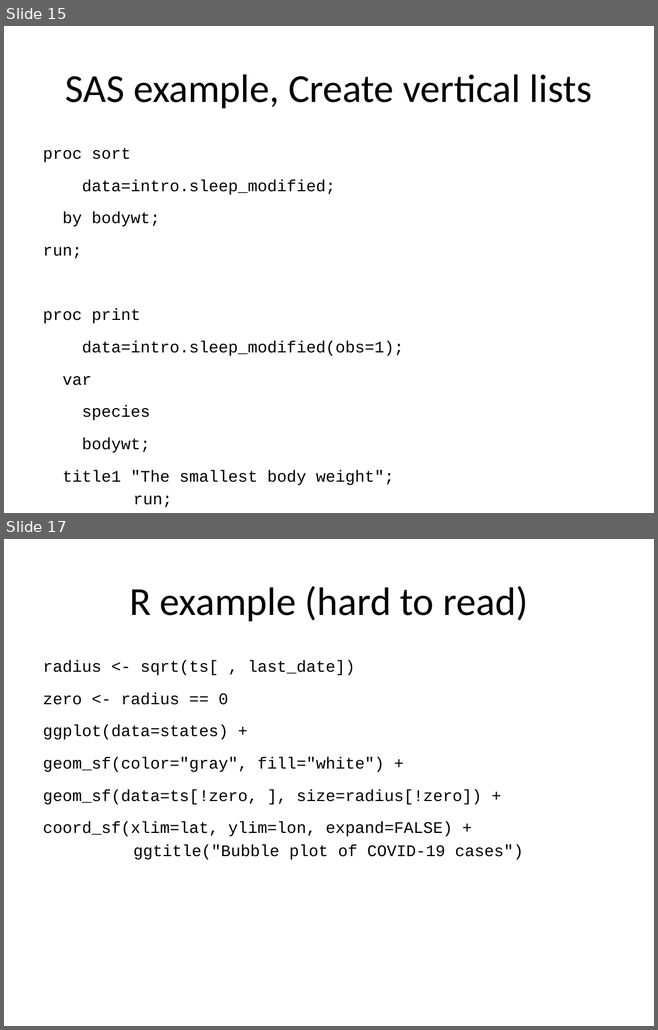
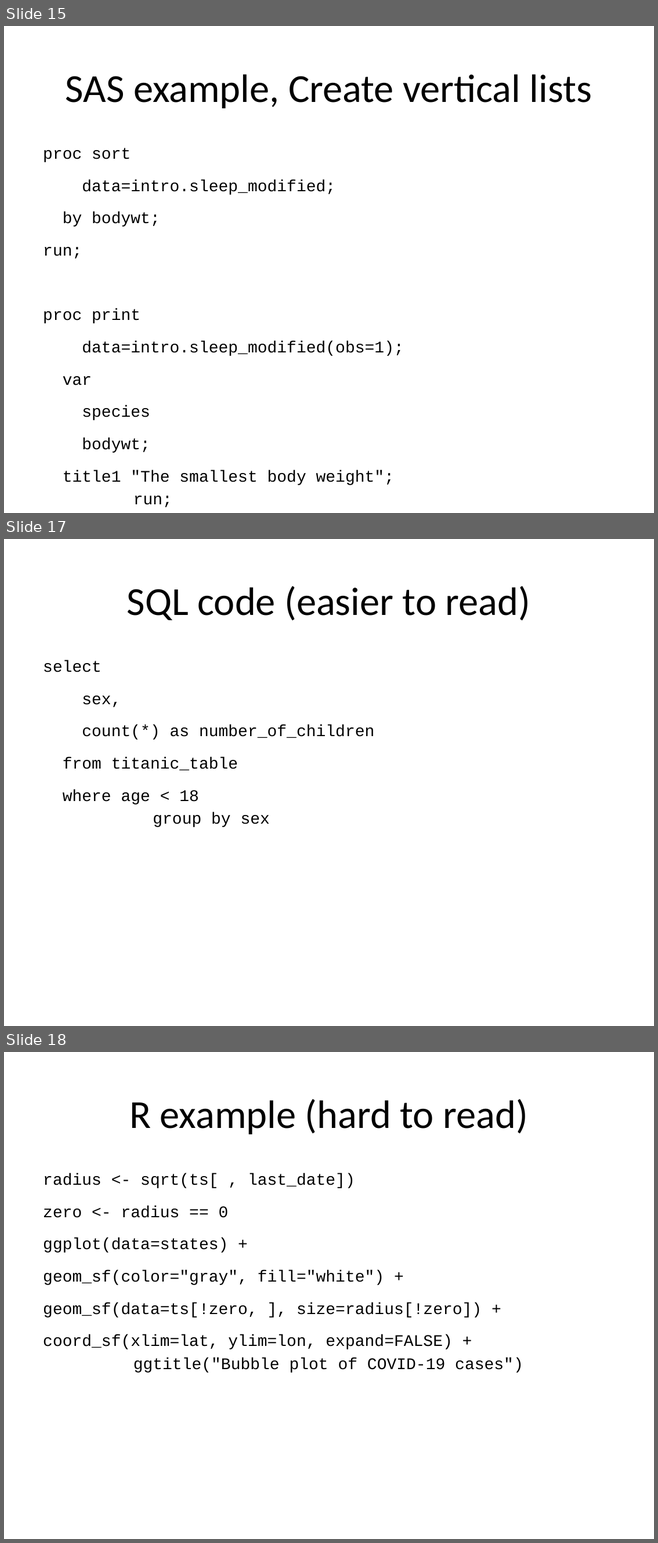
Before and after one commit to pmean/classes, a slide deck: software-engineering/results/programming-expectations.pptx. Shown one above the other, each under a label of ours: slides 15 and 17 before the commit, slides 15, 17 and 18 after it; the slides between them are not shown. The pictures are 658x1030 and 658x1543 pixels, drawn with LibreOffice and Linux fonts; fonts in the diff are those of the drawing. Boxes give left, top, right and bottom in pixels: in the first picture for what was removed or moved away, otherwise in the second. Text is boxed around its words. In the diff, an @@ line names an element or a change of style, - is before the commit and + after.

```diff
--- a/software-engineering/results/programming-expectations.pptx
+++ b/software-engineering/results/programming-expectations.pptx
@@ slide 17 added at [4, 539, 654, 1026], background #FFFFFF @@
@@ title added at [127, 586, 530, 621], 44 pt, text #000000 @@
+SQL code (easier to read)
@@ text added at [43, 660, 374, 827], 18 pt, text #000000 @@
+select
+sex,
+count(*) as number_of_children
+from titanic_table
+where age < 18
+group by sex
@@ what was slide 17 is now slide 18 @@
```
Also in this commit, not shown: 1 slide changed, 4 other files.
